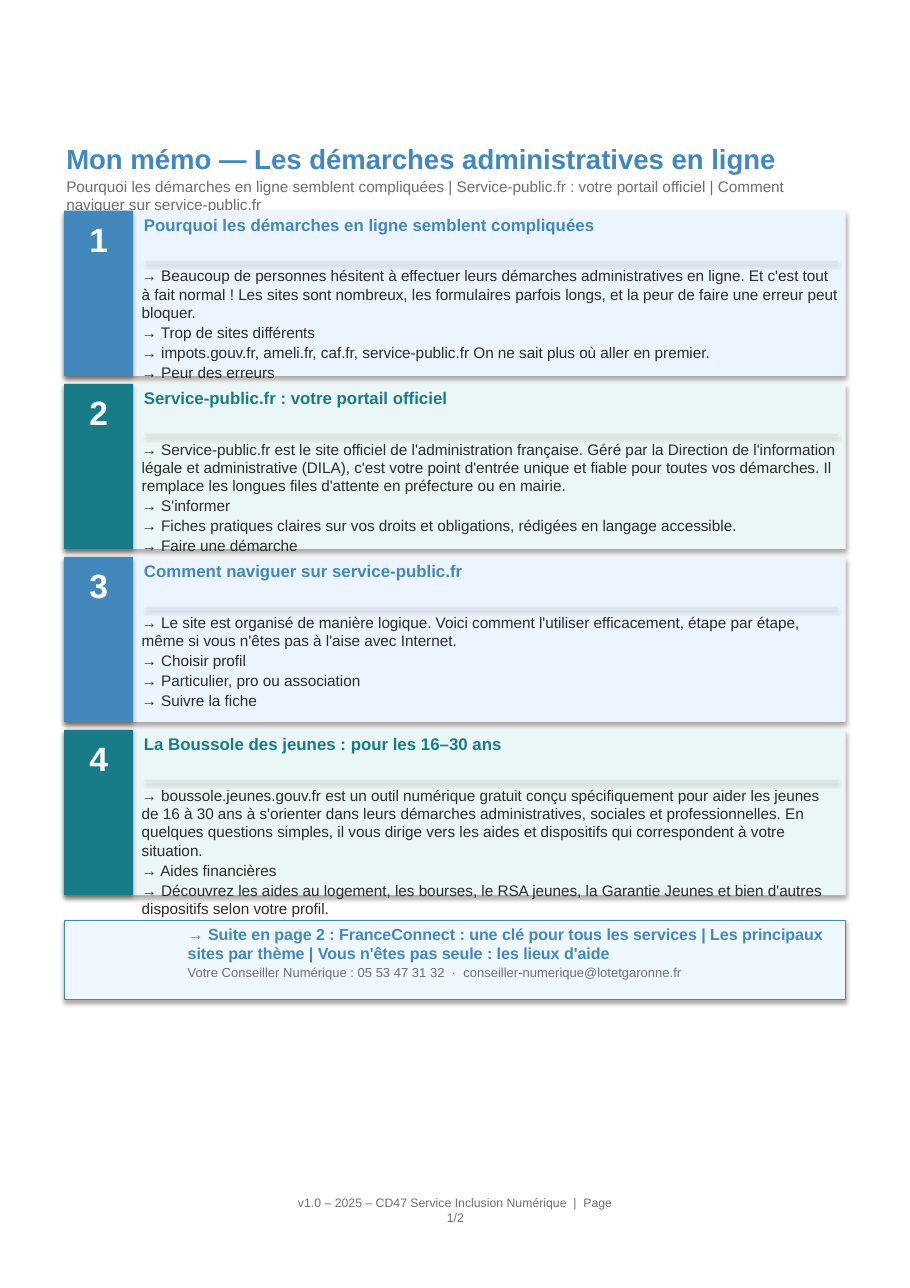
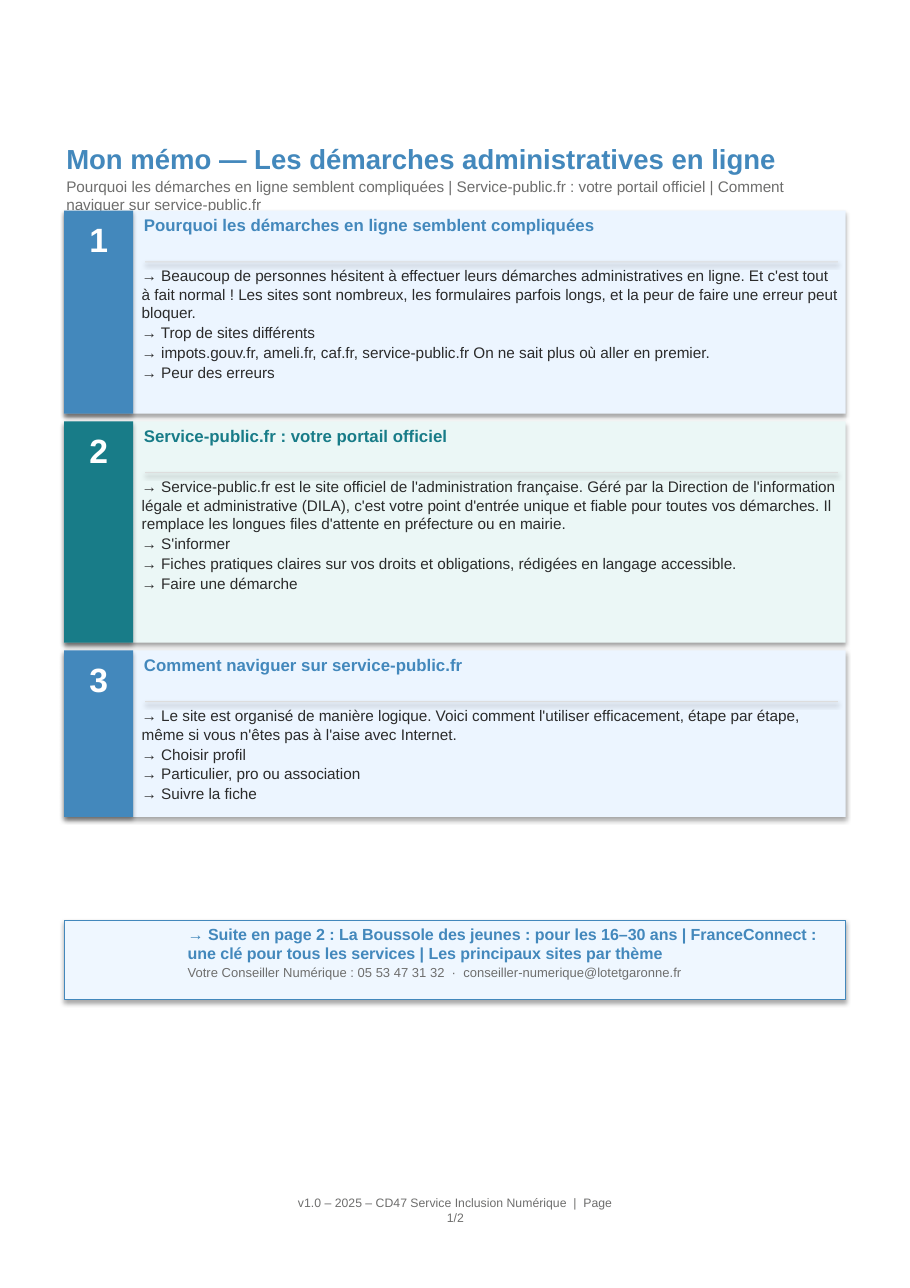
Before and after one commit to maswaddpt47-cmyk/REP_PEDA, a slide deck: slide 1 of assets/memos/B4-memo.pptx. Drawn at 910x1288 pixels with LibreOffice and Linux fonts; fonts in the diff are those of the drawing. Boxes give left, top, right and bottom in pixels: in the first picture for what was removed or moved away, otherwise in the second. Text is boxed around its words. In the diff, an @@ line names an element or a change of style, - is before the commit and + after.

```diff
--- a/assets/memos/B4-memo.pptx
+++ b/assets/memos/B4-memo.pptx
@@ rectangle: place and size @@
-rectangle at [64, 210, 846, 376]
+rectangle at [64, 210, 846, 413]
@@ rectangle: place and size @@
-rectangle at [64, 210, 133, 376]
+rectangle at [64, 210, 133, 413]
@@ rectangle: place and size @@
-rectangle at [64, 383, 846, 549]
+rectangle at [64, 422, 846, 643]
@@ rectangle: place and size @@
-rectangle at [64, 383, 133, 549]
+rectangle at [64, 422, 133, 643]
@@ text "→ Service-public.fr est le site ...": place and size @@
-text "→ Service-public.fr est le site ..." at [142, 443, 835, 551]
+text "→ Service-public.fr est le site ..." at [142, 480, 835, 589]
@@ 2 texts, 1 rectangle: place and size @@
-2 texts, 1 rectangle at [89, 392, 838, 435]
+2 texts, 1 rectangle at [89, 430, 838, 474]
@@ rectangle removed at [145, 608, 838, 609] @@
@@ 3 texts, 2 rectangles: place and size @@
-3 texts, 2 rectangles at [64, 557, 846, 723]
+3 texts, 2 rectangles at [64, 651, 846, 817]
@@ rectangle: place and size @@
-rectangle at [145, 781, 838, 782]
+rectangle at [145, 702, 838, 703]
@@ rectangle removed at [64, 730, 846, 896] @@
@@ rectangle removed at [64, 730, 133, 896] @@
@@ text removed at [89, 748, 108, 771] @@
-4
@@ text removed at [144, 738, 501, 754] @@
-La Boussole des jeunes : pour les 16–30 ans
@@ text removed at [142, 789, 822, 899] @@
-→ boussole.jeunes.gouv.fr est un outil numérique gratuit conçu spécifiquement pour aider les jeunes de 16 à 30 ans à s'orienter dans leurs démarches administratives, sociales et professionnelles. En quelques questions simples, il vous dirige vers les aides et dispositifs qui correspondent à votre situation.
-→ Aides financières
-→ Découvrez les aides au logement, les bourses, le RSA jeunes, la Garantie Jeunes et bien d'autres dispositifs selon votre profil.
-→ Emploi & formation
@@ text at [188, 928, 807, 963]: text changed @@
-→ Suite en page 2 : FranceConnect : une clé pour tous les services | Les principaux sites par thème | Vous n'êtes pas seule : les lieux d'aide
+→ Suite en page 2 : La Boussole des jeunes : pour les 16–30 ans | FranceConnect : une clé pour tous les services | Les principaux sites par thème
```
Also in this commit, not shown: 1 other slide changed, 20 other files.
